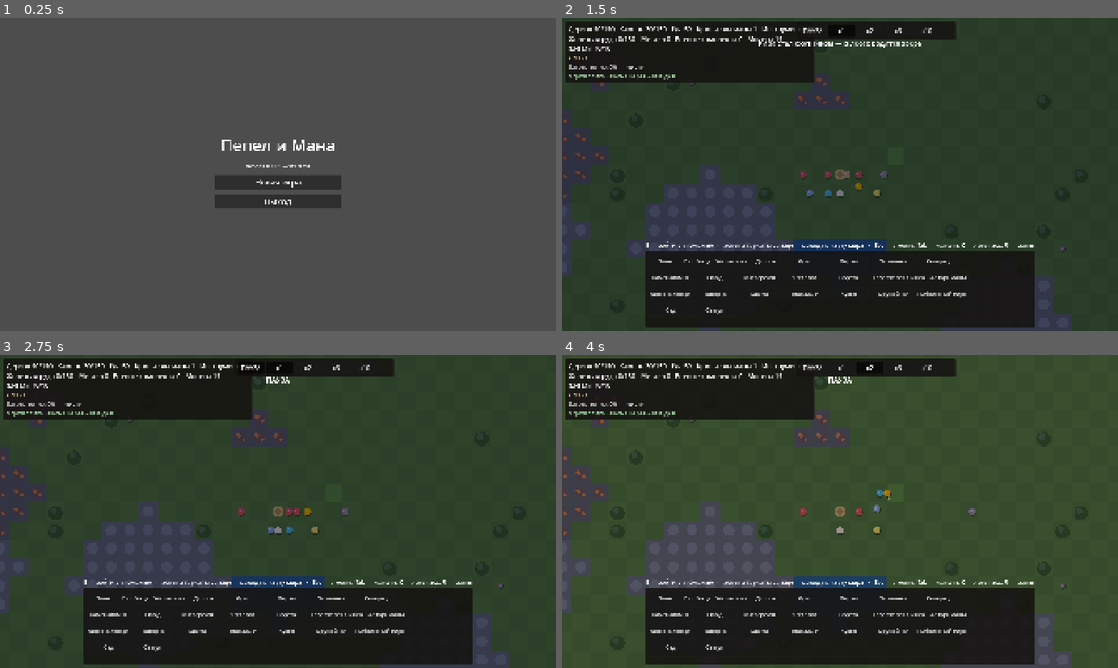
Above: before the commit, frames 1-4 (two rows, left to right).
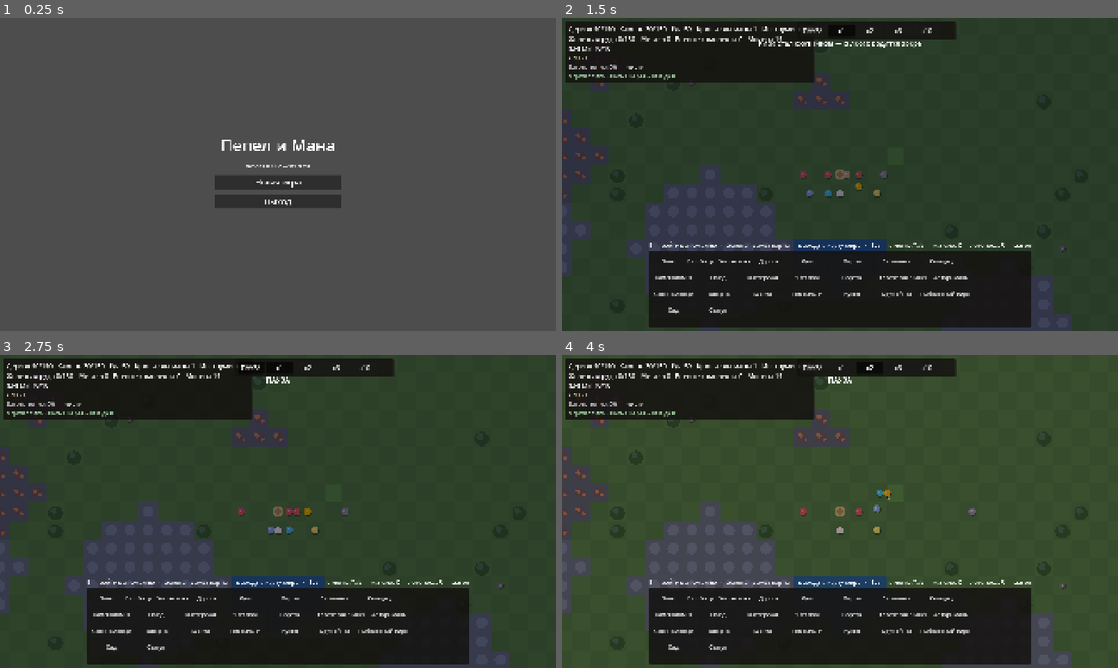
Above: after the commit, the same moments.

Repository: SDVGames-Studio/pepel-i-mana
Game: Godot game, scene res://scenes/main_menu.tscn
Same seed, same stepped clock (60 frames per second), same inputs: the game is played once before the commit and once after it.
Inputs:
- Up to frame 1 (0.25 s): no input
- Up to frame 2 (1.5 s): click "Новая игра" at 0.5 s; click "Основать город" at 1.25 s
- Up to frame 3 (2.75 s): click "ПАУЗА" at 2 s
- Up to frame 4 (4 s): click "x1" at 2.75 s; click "x2" at 3.5 s

The runs differ from the first frame. In frame 1, less than 0.1% of the frame differs, in the area x 50-51%, y 46-48%; in frame 2, 1.8%, in the area x 15-85%, y 71-99%; in frame 3, 1.8%; in frame 4, 1.8%.

Commit message:
Правки приёмки M8 (v0.12.2): вся рамка карты города — зона перехода на карту мира (шаг на край, без E), герой не выходит за край (клэмп), симметричные точки входа/выхода город↔мир, зелёная рамка в отрисовке, тесты border_dir и сквозной сценарий в smoke

Diff:
--- a/data/version.json
+++ b/data/version.json
@@ -1,4 +1,4 @@
 {
-	"version": "0.12.1",
+	"version": "0.12.2",
 	"stage": "M8"
 }
--- a/loc/ru.json
+++ b/loc/ru.json
@@ -471,8 +471,8 @@
 	"res.coins": "Монеты",
 	"res.coins_short": "м.",
 
-	"city.exit_world": "E — выйти на карту мира",
-	"city.world_exit_hint": "зелёная арка на западе — выход на карту мира",
+	"city.exit_world": "Край города — шаг на зелёную рамку, и вы на карте мира",
+	"city.world_exit_hint": "зелёная рамка карты — выход на карту мира",
 
 	"world.day": "День %d",
 	"world.hint": "ЛКМ — идти или выбрать точку интереса, E — действие, ПКМ/Esc — отмена",
--- a/scripts/city.gd
+++ b/scripts/city.gd
@@ -29,7 +29,6 @@
 var _modulate: CanvasModulate
 var _static_body: StaticBody2D
 var _near_anomaly := false
-var _near_world_exit := false    # край города — выход на карту мира (M8)
 var _near_armory: Dictionary = {}   # оружейка рядом с героем (E — комплект героя)
 
 
@@ -171,10 +170,19 @@
 	_update_daylight()
 	_process_events()
 	_update_hover()
+	# герой не проваливается за край: позиция зажата в границах карты,
+	# а шаг на крайнюю рамку (1 тайл) переносит на карту мира (M8, фидбек)
+	var half: float = map.ts * 0.5
+	hero.position = Vector2(
+			clampf(hero.position.x, half, map.w * map.ts - half),
+			clampf(hero.position.y, half, map.h * map.ts - half))
+	var border: Vector2i = map.border_dir(map.tile_of_px(hero.position))
+	if border != Vector2i.ZERO:
+		_exit_to_world(border)
+		return
 	_near_anomaly = hero.position.distance_to(map.tile_center_px(map.anomaly_tile)) < map.ts * 1.7
-	_near_world_exit = hero.position.distance_to(map.tile_center_px(map.world_exit_tile)) < map.ts * 1.7
 	_near_armory = _armory_near_hero()
-	if _near_world_exit:
+	if _near_map_border():
 		hud.set_hint(Loc.t("city.exit_world"))
 	elif _near_anomaly:
 		if Game.dungeon_available(sim.day_number()):
@@ -387,9 +395,6 @@
 
 func _unhandled_input(event: InputEvent) -> void:
 	if event.is_action_pressed("interact"):
-		if _near_world_exit:
-			_enter_world()
-			return
 		if _near_anomaly:
 			if Game.dungeon_available(sim.day_number()):
 				_enter_dungeon()
@@ -694,12 +699,25 @@
 	get_tree().change_scene_to_file(DUNGEON_SCENE)
 
 
-## Выйти из города на карту мира (M8): герой выходит с края города.
-func _enter_world() -> void:
+## Шаг за край города — на карту мира (фидбек приёмки M8): вся рамка карты —
+## зона перехода. На карте мира герой появляется с той же стороны города.
+func _exit_to_world(dir: Vector2i) -> void:
 	sim.speed = 1
 	sim.paused = false
+	if Game.world_map == null:
+		Game.new_world()
+	Game.world_hero_tile = Game.world_map.nearest_walkable(Game.world_map.city_tile + dir)
 	Game.city_return_tile = Vector2i(-1, -1)
 	get_tree().change_scene_to_file(WORLD_SCENE)
+
+
+## Герой в одном тайле от рамки карты — подсказка о выходе в мир.
+func _near_map_border() -> bool:
+	var t: Vector2i = map.tile_of_px(hero.position)
+	for d in [Vector2i.ZERO, Vector2i(1, 0), Vector2i(-1, 0), Vector2i(0, 1), Vector2i(0, -1)]:
+		if map.border_dir(t + d) != Vector2i.ZERO:
+			return true
+	return false
 
 
 func _default_hint() -> String:
--- a/scripts/city_map.gd
+++ b/scripts/city_map.gd
@@ -127,6 +127,38 @@
 	return p.x >= 0 and p.y >= 0 and p.x < w and p.y < h
 
 
+## Направление наружу, если тайл на краю карты (рамка в 1 тайл — зона
+## перехода на карту мира, M8). Угол даёт диагональ. центр — Vector2i.ZERO.
+func border_dir(p: Vector2i) -> Vector2i:
+	if not in_bounds(p):
+		return Vector2i.ZERO
+	var dir := Vector2i.ZERO
+	if p.x == 0:
+		dir.x = -1
+	elif p.x == w - 1:
+		dir.x = 1
+	if p.y == 0:
+		dir.y = -1
+	elif p.y == h - 1:
+		dir.y = 1
+	return dir
+
+
+## Ближайший проходимый тайл (спираль до радиуса 4); фолбэк — старт.
+func nearest_walkable(tile: Vector2i) -> Vector2i:
+	if is_walkable(tile):
+		return tile
+	for radius in range(1, 5):
+		for dy in range(-radius, radius + 1):
+			for dx in range(-radius, radius + 1):
+				if maxi(absi(dx), absi(dy)) != radius:
+					continue
+				var t := tile + Vector2i(dx, dy)
+				if is_walkable(t):
+					return t
+	return spawn_tile
+
+
 ## Проходимость ландшафта (без учёта зданий). Руда — как скала: непроходима.
 func is_nature_walkable(p: Vector2i) -> bool:
 	return in_bounds(p) and grid[p.y][p.x] != TILE_WATER and grid[p.y][p.x] != TILE_ROCK \
--- a/scripts/city_view.gd
+++ b/scripts/city_view.gd
@@ -173,10 +173,17 @@
 	draw_circle(center, map.ts * 0.14, c.lightened(0.4))
 
 
-## Выход на карту мира (M8): каменная арка с зелёным свечением и стрелкой —
-## видно издалека, герой выходит на большую карту с запада города.
+## Выход на карту мира (M8): вся рамка карты — зона перехода (лёгкая зелёная
+## полоса по периметру), на западе — каменная арка с яркого свечением и
+## стрелкой: главные ворота на запад, видно издалека.
 func _draw_world_exit() -> void:
 	var ts: float = float(map.ts)
+	# рамка-зона перехода по всему периметру
+	var band := Color(0.45, 0.9, 0.5, 0.10)
+	draw_rect(Rect2(0, 0, map.w * ts, ts), band)
+	draw_rect(Rect2(0, (map.h - 1) * ts, map.w * ts, ts), band)
+	draw_rect(Rect2(0, 0, ts, map.h * ts), band)
+	draw_rect(Rect2((map.w - 1) * ts, 0, ts, map.h * ts), band)
 	var center: Vector2 = map.tile_center_px(map.world_exit_tile)
 	var pulse := 0.7 + 0.3 * sin(Time.get_ticks_msec() / 350.0)
 	var glow := Color(0.45, 0.9, 0.5)
--- a/scripts/world.gd
+++ b/scripts/world.gd
@@ -269,11 +269,27 @@
 	return maxi(1, left)
 
 
-## Войти в город: герой появляется у края, откуда вышел на карту мира.
+## Войти в город: герой появляется у того края города, с которого пришёл
+## (фидбек приёмки M8: точки старта симметричны). На 2 тайла внутрь рамки,
+## чтобы сразу не сработал обратный переход.
 func _enter_city() -> void:
 	Game.world_hero_tile = Vector2i(-1, -1)
-	if Game.city_sim != null and Game.city_sim.map != null:
-		Game.city_return_tile = Game.city_sim.map.world_exit_tile
+	var cmap = Game.city_sim.map
+	var d: Vector2i = hero_tile - map.city_tile
+	var dir := Vector2i(-1, 0)   # герой у самого города — западные ворота (арка)
+	if d != Vector2i.ZERO:
+		if absi(d.x) >= absi(d.y):
+			dir = Vector2i(1 if d.x > 0 else -1, 0)
+		else:
+			dir = Vector2i(0, 1 if d.y > 0 else -1)
+	var target := Vector2i(2, cmap.h / 2)
+	if dir.x > 0:
+		target = Vector2i(cmap.w - 3, cmap.h / 2)
+	elif dir.y < 0:
+		target = Vector2i(cmap.w / 2, 2)
+	elif dir.y > 0:
+		target = Vector2i(cmap.w / 2, cmap.h - 3)
+	Game.city_return_tile = cmap.nearest_walkable(target)
 	get_tree().change_scene_to_file(CITY_SCENE)
 
 
--- a/scripts/world_map.gd
+++ b/scripts/world_map.gd
@@ -107,6 +107,21 @@
 
 func is_walkable(p: Vector2i) -> bool:
 	return in_bounds(p) and grid[p.y][p.x] != TILE_WATER
+
+
+## Ближайший проходимый тайл (спираль до радиуса 4); фолбэк — город.
+func nearest_walkable(tile: Vector2i) -> Vector2i:
+	if is_walkable(tile):
+		return tile
+	for radius in range(1, 5):
+		for dy in range(-radius, radius + 1):
+			for dx in range(-radius, radius + 1):
+				if maxi(absi(dx), absi(dy)) != radius:
+					continue
+				var t := tile + Vector2i(dx, dy)
+				if is_walkable(t):
+					return t
+	return city_tile
 
 
 ## Цена тайла для времени пути (биом; дорога быстрее равнины).
--- a/tests/run_all.gd
+++ b/tests/run_all.gd
@@ -2828,3 +2828,15 @@
 				or cmap.astar.get_id_path(cmap.spawn_tile, cmap.world_exit_tile).is_empty():
 			exit_ok = false
 	_check(exit_ok, "выход на карту мира проходим и достижим пешком (12 сидов)")
+	# вся рамка карты — зона перехода: направление наружу определяется верно
+	var cm0 = load("res://scripts/city_map.gd").new()
+	cm0.generate(424242, city_cfg)
+	var border_ok: bool = cm0.border_dir(Vector2i(0, 5)) == Vector2i(-1, 0) \
+			and cm0.border_dir(Vector2i(cm0.w - 1, 5)) == Vector2i(1, 0) \
+			and cm0.border_dir(Vector2i(5, 0)) == Vector2i(0, -1) \
+			and cm0.border_dir(Vector2i(5, cm0.h - 1)) == Vector2i(0, 1) \
+			and cm0.border_dir(Vector2i(0, 0)) == Vector2i(-1, -1) \
+			and cm0.border_dir(cm0.spawn_tile) == Vector2i.ZERO
+	_check(border_ok, "рамка карты — зона перехода: border_dir по всем краям")
+	_check(cm0.nearest_walkable(Vector2i(0, 0)) != Vector2i(-1, -1),
+			"nearest_walkable всегда возвращает проходимый тайл")
--- a/tests/smoke_m8.gd
+++ b/tests/smoke_m8.gd
@@ -78,24 +78,38 @@
 	_check(String(dungeon.biome.get("loc", "")) == "biome." + String(dungeon_poi["biome"]),
 			"биом локации взят из точки интереса (M8)")
 	dungeon.queue_free()
-	world.queue_free()
 	await _frames(2)
 
-	# --- возврат в город: герой появляется у выхода на карту мира ---
-	game.city_return_tile = game.city_sim.map.world_exit_tile
-	var city: Node = load("res://scenes/city.tscn").instantiate()
-	root.add_child(city)
-	await _frames(5)
-	_check(is_instance_valid(city), "город открывается без ошибок")
-	print("  [dbg] hero=", city.hero.position, " exit=", city.map.tile_center_px(city.map.world_exit_tile),
-			" ret=", game.city_return_tile, " spawn=", city.map.tile_center_px(city.map.spawn_tile))
-	# герой вернулся к краю города: тайл героя — это выход или соседний с ним
-	var hero_back_tile: Vector2i = city.map.tile_of_px(city.hero.position)
-	var near_exit: bool = hero_back_tile == city.map.world_exit_tile \
-			or hero_back_tile.distance_to(city.map.world_exit_tile) <= 1.5
-	_check(near_exit, "герой вернулся в город у края, откуда выходил (M8)")
-	city.queue_free()
-	await _frames(2)
+	# --- возврат в город: герой входит с той стороны, с которой подошёл ---
+	# (сцена мира делается текущей — иначе change_scene не сработает в headless)
+	current_scene = world
+	var hero_before: Vector2i = world.hero_tile
+	var city_tile_w: Vector2i = world.map.city_tile
+	world._enter_city()
+	await _frames(4)
+	var city: Node = current_scene
+	_check(city != null and city != world and city.get("map") != null,
+			"город открывается без ошибок (вход через рамку мира)")
+	var back_tile: Vector2i = city.map.tile_of_px(city.hero.position)
+	var d: Vector2i = hero_before - city_tile_w
+	var side_ok := true
+	if d == Vector2i.ZERO:
+		side_ok = back_tile.x <= 3   # по умолчанию — западные ворота
+	elif absi(d.x) >= absi(d.y):
+		side_ok = (back_tile.x <= 3) if d.x < 0 else (back_tile.x >= city.map.w - 4)
+	else:
+		side_ok = (back_tile.y <= 3) if d.y < 0 else (back_tile.y >= city.map.h - 4)
+	_check(side_ok, "в город герой вошёл с той стороны, с которой подошёл (симметрия)")
+
+	# --- шаг на рамку города — автоматический переход на карту мира ---
+	var exit_tile := Vector2i(0, city.map.h / 2)   # западный край (чистая зона у арки)
+	city.hero.position = city.map.tile_center_px(exit_tile)
+	await _frames(3)
+	var world2: Node = current_scene
+	_check(world2 != null and world2 != city and world2.get("map") != null,
+			"шаг на рамку города переносит на карту мира")
+	_check(world2.hero_tile == world2.map.city_tile + Vector2i(-1, 0),
+			"на карте мира герой появился с запада — с той стороны, откуда вышел")
 
 	if _fails == 0:
 		print("SMOKE OK: карта мира работает")
Not shown, changed: CHANGELOG_M8.md
